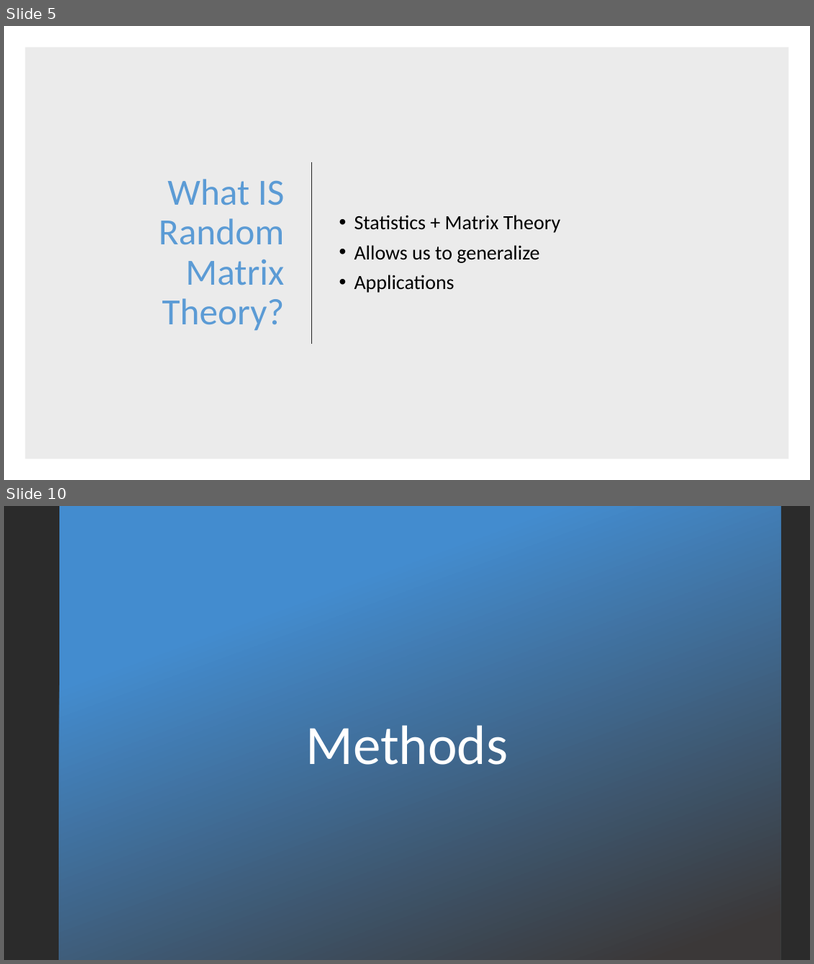
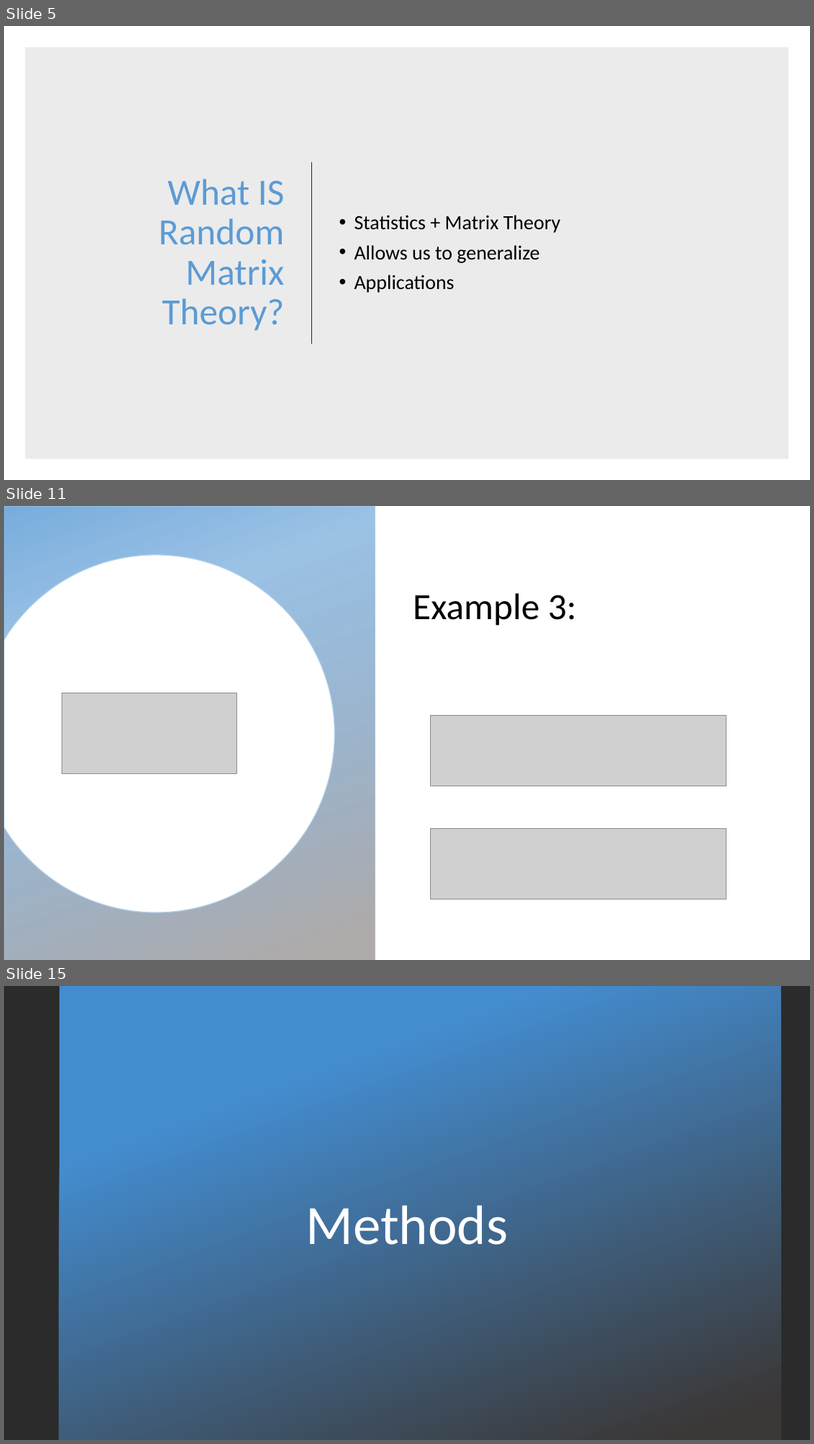
Before and after one commit to ndorilas2014/RMTProject, a slide deck: Presentation(RMT).pptx. Shown one above the other, each under a label of ours: slides 5 and 10 before the commit, slides 5, 11 and 15 after it; the slides between them are not shown. The pictures are 814x964 and 814x1444 pixels, drawn with LibreOffice and Linux fonts; fonts in the diff are those of the drawing; grey boxes stand for pictures; background and template pictures are left out; a plain dark background stands for a picture behind light text. Boxes give left, top, right and bottom in pixels: in the first picture for what was removed or moved away, otherwise in the second. Text is boxed around its words. In the diff, an @@ line names an element or a change of style, - is before the commit and + after.

```diff
--- a/Presentation(RMT).pptx
+++ b/Presentation(RMT).pptx
@@ slide 11 added at <box>4,506,810,960</box>, background picture (left out) @@
@@ rectangle added at <box>4,506,376,960</box>, fill gradient #5B9BD5 to #AFABAB @@
@@ freeform shape added at <box>4,555,335,913</box>, fill #FFFFFF, outline #C5C3C3 1 pt @@
@@ title added at <box>413,593,577,626</box>, 44 pt, text #000000 @@
+Example 3:
@@ picture added at <box>62,692,237,773</box> @@
@@ picture added at <box>430,716,727,786</box> @@
@@ picture added at <box>430,828,727,898</box> @@
@@ what was slide 10 is now slide 15 @@
```
Also in this commit, not shown: 6 slides changed, 12 other slides added, 2 slides removed, 17 other files.
